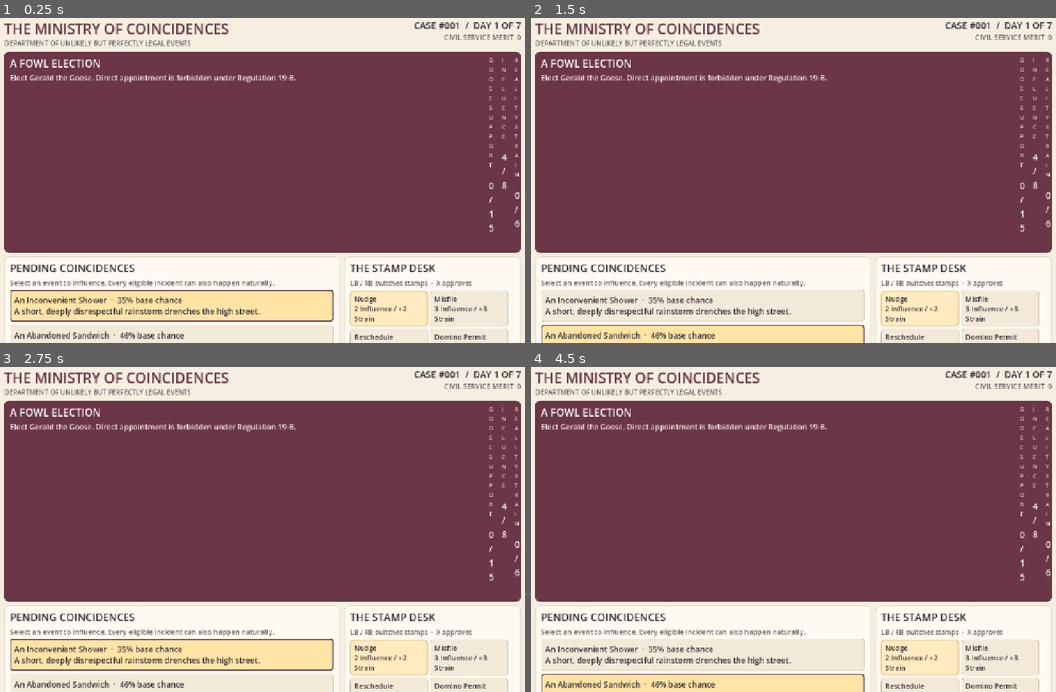
Above: before the commit, frames 1-4 (two rows, left to right).
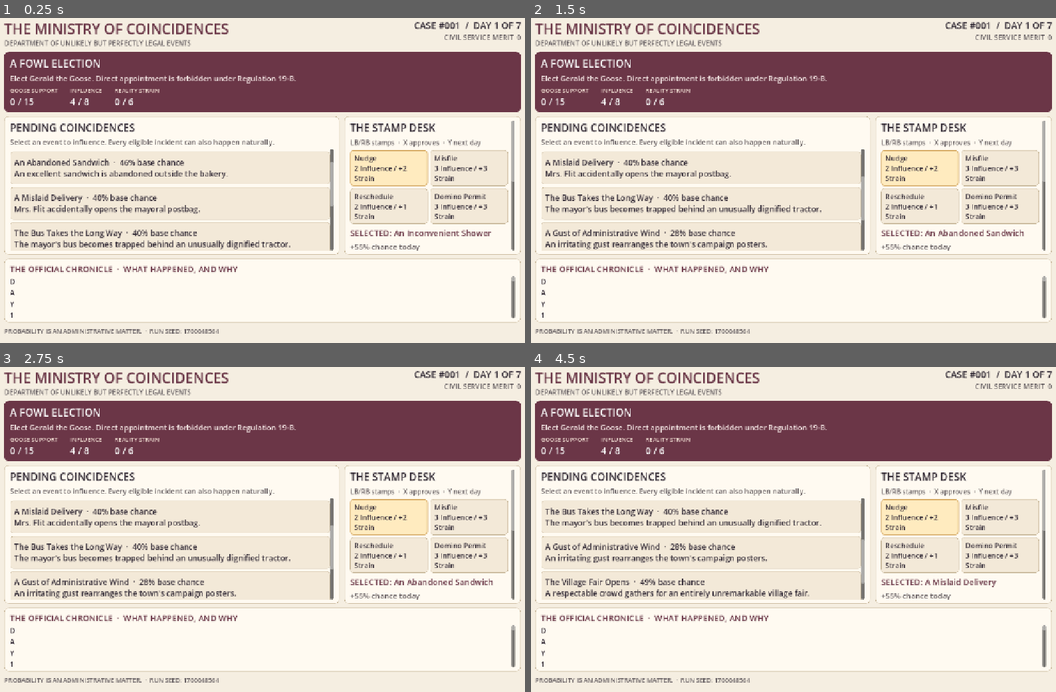
Above: after the commit, the same moments.

Repository: killjoy00/ministry
Game: Godot game, scene res://scenes/main.tscn
Two runs of this game, one before a commit and one after it. Both use one fixed random seed, a clock stepped at 60 frames per second and the inputs below.
Inputs (mouse positions are in pixels of both pictures, inside the frame that each line leads up to):
- Up to frame 1 (0.25 s): no input
- Up to frame 2 (1.5 s): click "An Inconvenient Shower · 35% …" at 0.5 s; click "An Abandoned Sandwich · 46% b…" at 1.25 s
- Up to frame 3 (2.75 s): click "An Inconvenient Shower · 35% …" at 2 s
- Up to frame 4 (4.5 s): click "An Abandoned Sandwich · 46% b…" at 2.75 s; click "Nudge 2 Influence / +2 Strain" at 3.5 s; click (699, 516) at 4.25 s, where only the run after the commit has a clickable "A Mislaid Delivery · 40% base…"

The runs differ from the first frame. In frame 1, 56% of the frame differs, in the area x 0-100%, y 12-100%; in frame 2, 59%; in frame 3, 56%; in frame 4, 59%.

Commit message:
Keep case dashboard and stamp desk within Steam Deck viewport

Diff:
--- a/scripts/main.gd
+++ b/scripts/main.gd
@@ -173,14 +173,15 @@
 func _active_screen() -> void:
 	var summary := _card(BURGUNDY)
 	root_view.add_child(summary)
+	var summary_body := VBoxContainer.new()
+	summary_body.add_theme_constant_override("separation", 6)
+	summary.add_child(summary_body)
+	summary_body.add_child(_label("A FOWL ELECTION", 25, Color.WHITE, true))
+	summary_body.add_child(_label("Elect Gerald the Goose. Direct appointment is forbidden under Regulation 19-B.", 18, Color("#f9edea")))
+	# Keep objective text and readouts in separate rows at 1280x800.
 	var stats := HBoxContainer.new()
 	stats.add_theme_constant_override("separation", 30)
-	summary.add_child(stats)
-	var objective := VBoxContainer.new()
-	objective.size_flags_horizontal = Control.SIZE_EXPAND_FILL
-	objective.add_child(_label("A FOWL ELECTION", 25, Color.WHITE, true))
-	objective.add_child(_label("Elect Gerald the Goose. Direct appointment is forbidden under Regulation 19-B.", 18, Color("#f9edea")))
-	stats.add_child(objective)
+	summary_body.add_child(stats)
 	stats.add_child(_metric("GOOSE SUPPORT", "%d / %d" % [sim.support, sim.case_info["required_support"]]))
 	stats.add_child(_metric("INFLUENCE", "%d / %d" % [sim.influence, sim.maximum_influence()]))
 	stats.add_child(_metric("REALITY STRAIN", "%d / 6" % sim.strain))
@@ -222,11 +223,17 @@
 	var right := _card(CARD)
 	right.custom_minimum_size.x = 425
 	main_row.add_child(right)
+	var desk_scroll := ScrollContainer.new()
+	desk_scroll.size_flags_vertical = Control.SIZE_EXPAND_FILL
+	desk_scroll.size_flags_horizontal = Control.SIZE_EXPAND_FILL
+	desk_scroll.follow_focus = true
+	right.add_child(desk_scroll)
 	var desk := VBoxContainer.new()
+	desk.size_flags_horizontal = Control.SIZE_EXPAND_FILL
 	desk.add_theme_constant_override("separation", 7)
-	right.add_child(desk)
+	desk_scroll.add_child(desk)
 	desk.add_child(_label("THE STAMP DESK", 25, INK, true))
-	desk.add_child(_label("LB / RB switches stamps  ·  X approves", 16, MUTED))
+	desk.add_child(_label("LB/RB stamps  ·  X approves  ·  Y next day", 16, MUTED))
 	var stamps := GridContainer.new()
 	stamps.columns = 2
 	stamps.add_theme_constant_override("h_separation", 6)
@@ -345,8 +352,12 @@
 func _metric(heading: String, value: String) -> VBoxContainer:
 	var col := VBoxContainer.new()
 	col.add_theme_constant_override("separation", 1)
-	col.add_child(_label(heading, 14, Color("#f5e3d7")))
-	col.add_child(_label(value, 22, Color.WHITE, true))
+	var name := _label(heading, 14, Color("#f5e3d7"))
+	name.autowrap_mode = TextServer.AUTOWRAP_OFF
+	col.add_child(name)
+	var amount := _label(value, 22, Color.WHITE, true)
+	amount.autowrap_mode = TextServer.AUTOWRAP_OFF
+	col.add_child(amount)
 	return col
 
 func _label(message: String, size: int, color: Color, bold: bool = false) -> Label:
